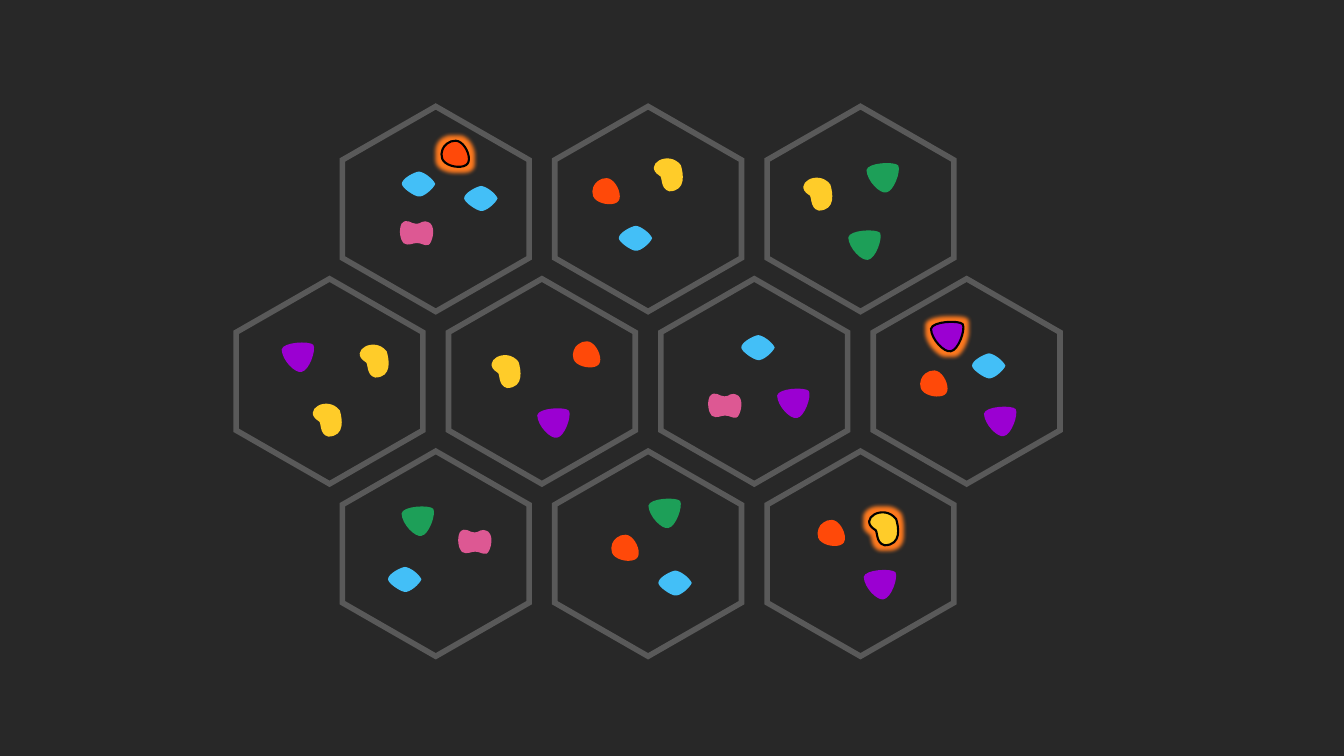
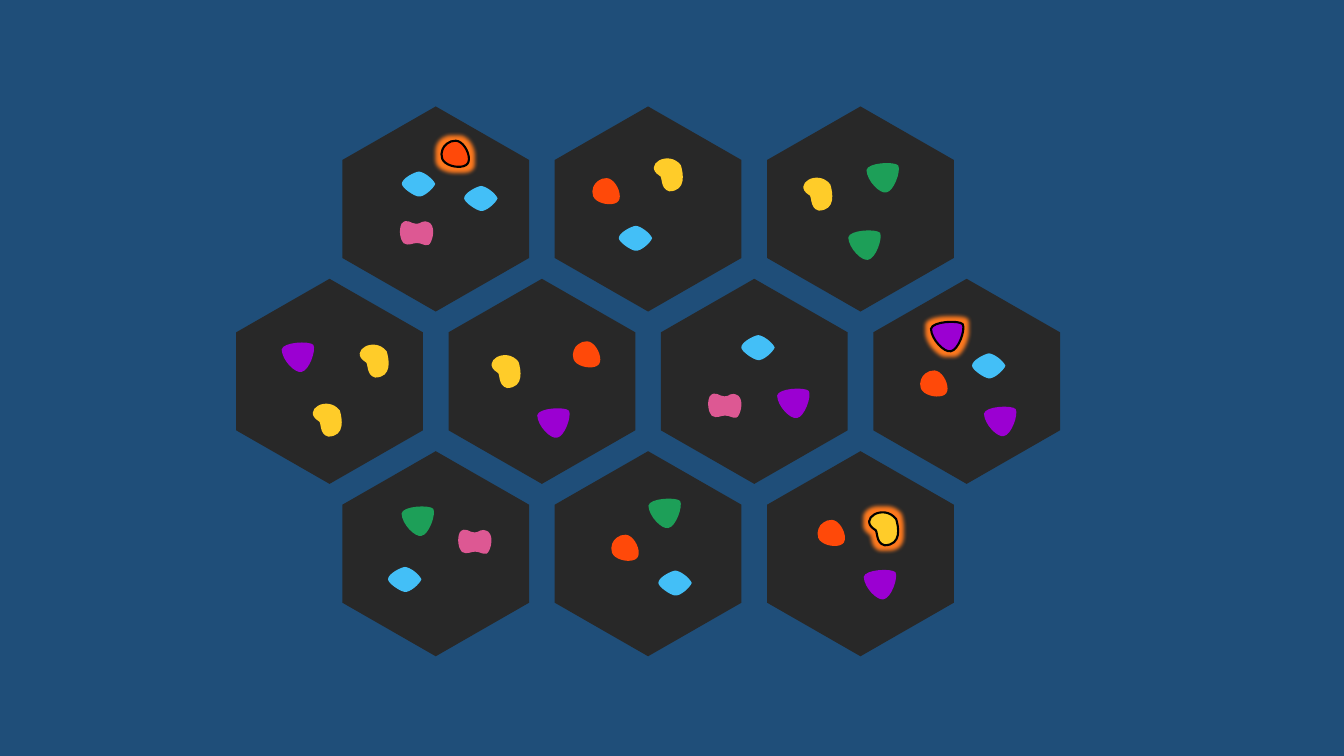
Before and after one commit to rogeralsing/Presentations, a slide deck: slide 31 of FailingGracefully/QConSP/protoactor.pptx (slide 30 before the commit). Drawn at 1344x756 pixels with LibreOffice and Linux fonts; fonts in the diff are those of the drawing. Boxes give left, top, right and bottom in pixels: in the first picture for what was removed or moved away, otherwise in the second. Text is boxed around its words. In the diff, an @@ line names an element or a change of style, - is before the commit and + after.

```diff
--- a/FailingGracefully/QConSP/protoactor.pptx
+++ b/FailingGracefully/QConSP/protoactor.pptx
@@ background #282828 to #1F4E79 @@
@@ outline #595959 4 pt to none in 10 elements at [236,279,422,484], [661,279,848,484], [873,279,1060,484], [343,452,529,656], [555,452,741,656], [767,452,954,656], [343,107,529,312], [555,107,741,312], [767,107,954,312], [449,279,635,484] @@
```
Also in this commit, not shown: 2 slides added, 1 slide removed, 1 other file.
